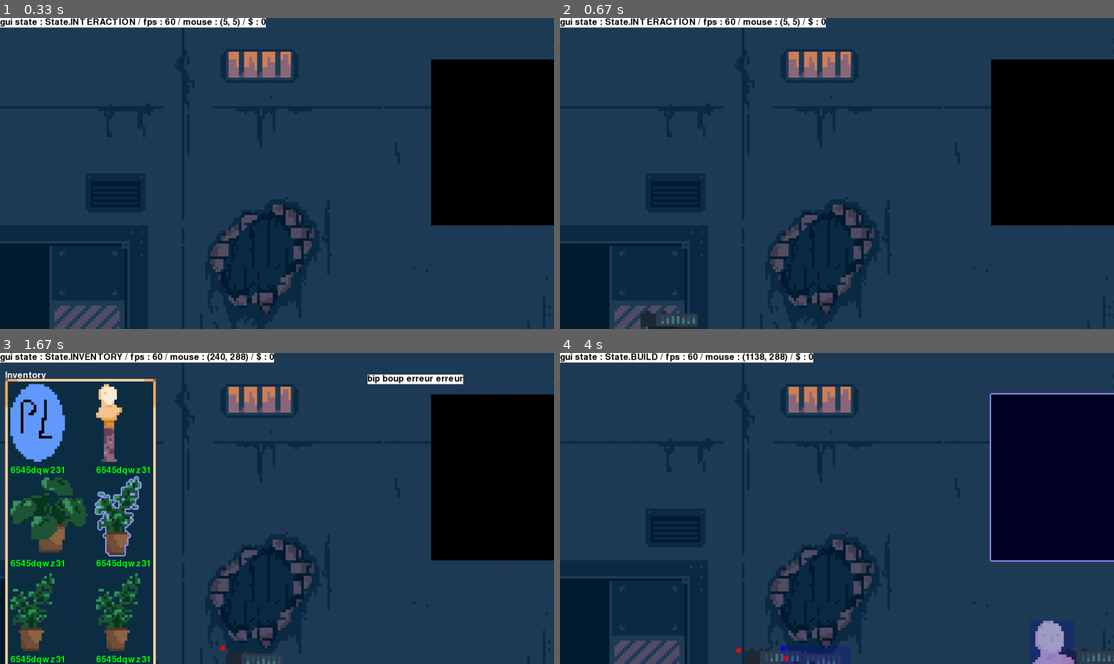
Above: before the commit, frames 1-4 (two rows, left to right).
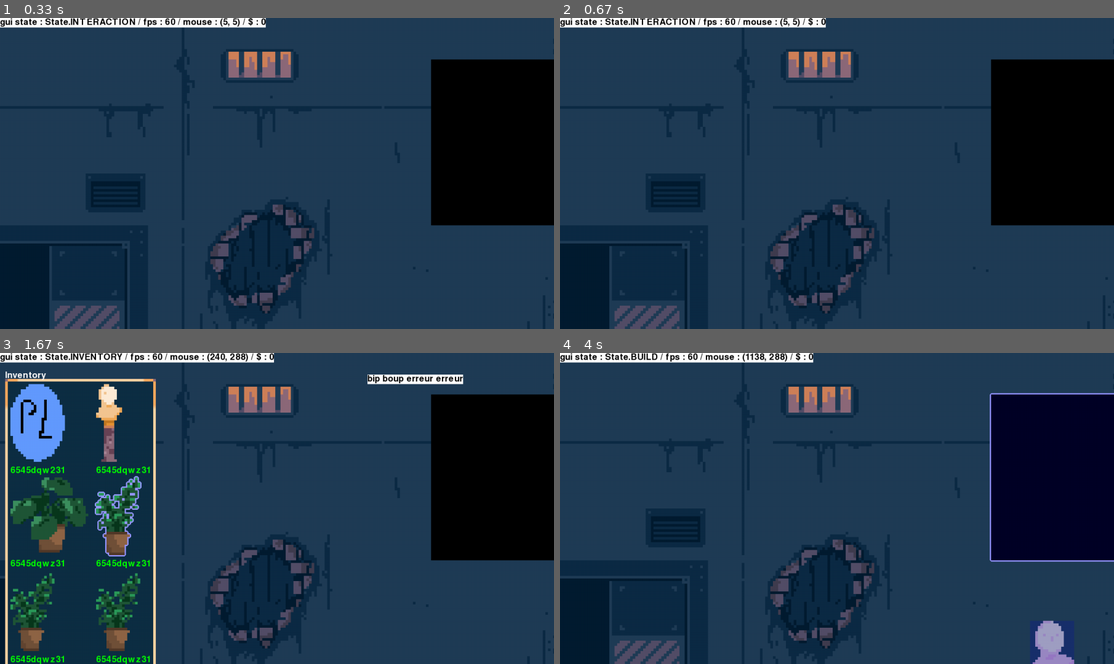
Above: after the commit, the same moments.

Repository: PouchyCorp/TrophNSI
Game: pygame game, started from sources/main.py
Same seed, same stepped clock (60 frames per second), same inputs: the game is played once before the commit and once after it.
Inputs (mouse positions are in pixels of both pictures, inside the frame that each line leads up to):
- Up to frame 1 (0.33 s): no input
- Up to frame 2 (0.67 s): tap B at 0.33 s
- Up to frame 3 (1.67 s): hold Up 0.67-1.13 s; tap Space at 0.73, 1.03, 1.57 s; tap S at 0.82 s; click (105, 477) at 1.22 s; hold Down from 1.5 s (still down)
- Up to frame 4 (4 s): release Down at 1.8 s; hold Up 1.83-2.2 s; tap Space at 1.9, 2.63, 3.03, 3.37 s; tap S at 1.98, 3.12 s; tap N at 2.23 s; hold Down 2.57-2.93 s; hold Up 2.97-3.27 s; hold Down 3.3-3.6 s; click (670, 421) at 3.68 s

Frame 1 is identical in both runs. In frame 2, 0.4% of the frame differs, in the area x 14-25%, y 94-100%; in frame 3, 0.2%; in frame 4, 0.7%, in the area x 31-100%, y 94-100%.

Commit message:
commitage

Diff:
--- a/sources/core/logic.py
+++ b/sources/core/logic.py
@@ -203,7 +203,7 @@
 
         # Manage bot behavior
         self.hivemind.order_inline_bots()  # Arrange bots in a line
-        self.hivemind.update_bots_ai(ROOMS, self.timer, self.clicked_this_frame, mouse_pos, self.launch_dialogue)  # Update bot AI
+        self.hivemind.update(ROOMS, self.timer, self.clicked_this_frame, mouse_pos, self.launch_dialogue)  # Update bot AI
 
         match self.gui_state:
             case State.INTERACTION:
--- a/sources/objects/bot.py
+++ b/sources/objects/bot.py
@@ -73,7 +73,7 @@
             random_bot.is_reacting = True
         TIMER.create_timer(randint(self.react_time_min,self.react_time_max),self.create_react_bot, arguments=[TIMER])
 
-    def get_random_bot_spritesheet(self) -> tuple[Spritesheet, int]:
+    def get_random_bot_spritesheet(self) -> tuple[Spritesheet, list]:
         spritesheet_choice = choice(sprite.LIST_SPRITESHEET_ROBOT)
         assert type(spritesheet_choice) is tuple
         return spritesheet_choice
@@ -82,7 +82,8 @@
         #checks if last place is empty
         if type(self.inline_bots[0]) is not Bot:
             spritesheet_args = self.get_random_bot_spritesheet()
-            self.inline_bots[0] = Bot(Coord(1, (self.line_start_x,700+randint(-50,50))), gold_amount, spritesheet_args[0], spritesheet_args[1]) #spawns bot
+            bot_sprite_height = spritesheet_args[0].img_size[0]
+            self.inline_bots[0] = Bot(Coord(1, (self.line_start_x,958-bot_sprite_height+randint(-50,50))), gold_amount, spritesheet_args[0], spritesheet_args[1]) #spawns bot
 
     def free_last_bot(self, current_room):
         if type(self.inline_bots[-1]) is Bot:
@@ -93,7 +94,7 @@
             self.remove_last_bot_clickable(current_room)
 
 
-    def update_bots_ai(self, rooms, TIMER, clicked, mouse_pos, launch_dialogue_func):
+    def update(self, rooms, TIMER, clicked, mouse_pos, launch_dialogue_func):
         """
         Update the AI logic for the bots in the game.
         @param self - the object itself
@@ -130,6 +131,10 @@
         list_of_bots = [bot for bot in self.inline_bots if type(bot) is Bot] + self.liberated_bots
         sorted_bots = self.sorted_bot_by_y(list_of_bots)
 
+        #updates the placeable to follow the last bot's animation
+        if self.bot_placeable_pointer and type(self.inline_bots[-1]) is Bot:
+            self.bot_placeable_pointer.surf = self.inline_bots[-1].surf
+
         #draw bots in background first
         for bot in sorted_bots:
             if bot.coord.room_num == current_room_num:
@@ -174,7 +179,7 @@
 
 
 class Bot:
-    def __init__(self, coord : Coord, gold_amount : int, anim_spritesheet : Spritesheet, spritesheet_lenght) -> None:
+    def __init__(self, coord : Coord, gold_amount : int, anim_spritesheet : Spritesheet, spritesheet_lenghts) -> None:
         self.coord = coord
         self.coord.xy = self.coord.get_pixel_perfect()
         self.__target_coord = self.coord.copy()
@@ -186,11 +191,11 @@
         self.__move_cntr = 0
         self.move_dir = "RIGHT"
 
-        self.anim_walk_right = Animation(anim_spritesheet, 0, spritesheet_lenght, 2)
-        self.anim_walk_left = Animation(anim_spritesheet, 1, spritesheet_lenght, 2)
-        #self.anim_idle_right = Animation(anim_spritesheet, 2, *spritesheet_args)
-        #self.anim_idle_left = Animation(anim_spritesheet, 3, *spritesheet_args)
-        #self.anim_watch = Animation(anim_spritesheet, 4, *spritesheet_args)
+        self.anim_walk_right = Animation(anim_spritesheet, 0, spritesheet_lenghts[0], 2)
+        self.anim_walk_left = Animation(anim_spritesheet, 1, spritesheet_lenghts[1], 2)
+        self.anim_idle_right = Animation(anim_spritesheet, 2, spritesheet_lenghts[2], 2)
+        #self.anim_idle_left = Animation(anim_spritesheet, 3, spritesheet_lenght, 2)
+        self.anim_watch = Animation(anim_spritesheet, 3, spritesheet_lenghts[3], 6, False)
 
         self.surf = self.anim_walk_right.get_frame()
         self.rect = self.surf.get_rect()
@@ -230,20 +235,19 @@
                     if potential_dests:
                         destination = choice(potential_dests)
                         self.target_coord = destination[0]
-                        self.target_coord.x += randint(-28,28)
                         self.visited_placeable_id.append(destination[1])
 
                     else:
                         #no valid destination -> leave
                         self.is_leaving = True
                         self.target_coord = self.exit_coords
-                """
+
                 match self.move_dir:
                     case "RIGHT":
                         self.surf = self.anim_idle_right.get_frame()
                     case "LEFT":
-                        self.surf = self.anim_idle_left.get_frame()
-                """
+                        #self.surf = self.anim_idle_left.get_frame()
+                        pass
 
                 if (self.coord.x, self.coord.room_num) != (self.target_coord.x, self.target_coord.room_num):
                     self.state = BotStates.WALK
@@ -256,7 +260,8 @@
                         self.state = BotStates.IDLE
                     else:
                         self.state = BotStates.WATCH
-                        TIMER.create_timer(1, self.set_attribute, False, arguments=('state', BotStates.IDLE))
+                        TIMER.create_timer(2.75, self.set_attribute, False, arguments=('state', BotStates.IDLE))
+                        TIMER.create_timer(2.75, self.anim_watch.reset_frame, False)
 
                 self.move_to_target_coord()
                 match self.move_dir:
@@ -269,7 +274,7 @@
                 draw.rect(self.surf, "green", (0,0,10,10))
 
 
-                #self.surf = self.anim_watch.get_frame()
+                self.surf = self.anim_watch.get_frame()
 
             case _:
                 raise ValueError
@@ -317,7 +322,12 @@
         for room in rooms:
             for placeable in room.placed:
                 if placeable.tag == "decoration" and placeable.id not in self.visited_placeable_id:
-                    potential_destinations.append((placeable.coord.copy(), placeable.id))
+
+                    placeable_center_coord = placeable.coord.copy()
+                    placeable_center_coord.x += placeable.rect.width // 3
+                    placeable_center_coord.x += randint(-placeable.rect.width // 3, placeable.rect.width // 3)
+
+                    potential_destinations.append((placeable_center_coord, placeable.id))
         return potential_destinations
 
     def set_attribute(self, attribute_name, value):
--- a/sources/ui/sprite.py
+++ b/sources/ui/sprite.py
@@ -134,7 +134,7 @@
 
 WINDOW = load_image('data/window.png')
 
-SPRITESHEET_ROBOT_1_PACK = (anim.Spritesheet(load_image('data/robot_3.png'),(27*6,39*6)), 14)
+SPRITESHEET_ROBOT_1_PACK = (anim.Spritesheet(load_image('data/robot_3.png'),(27*6,39*6)), [14, 14, 11, 17])
 
 LIST_SPRITESHEET_ROBOT = [SPRITESHEET_ROBOT_1_PACK]
 
